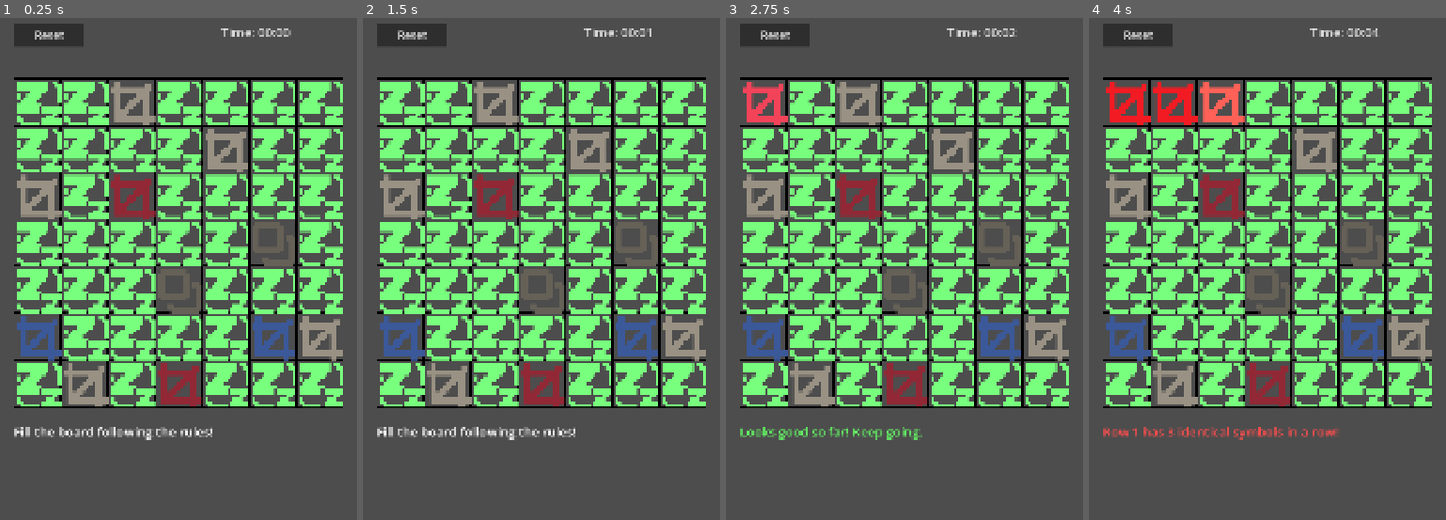
Above: before the commit, frames 1-4 (left to right).
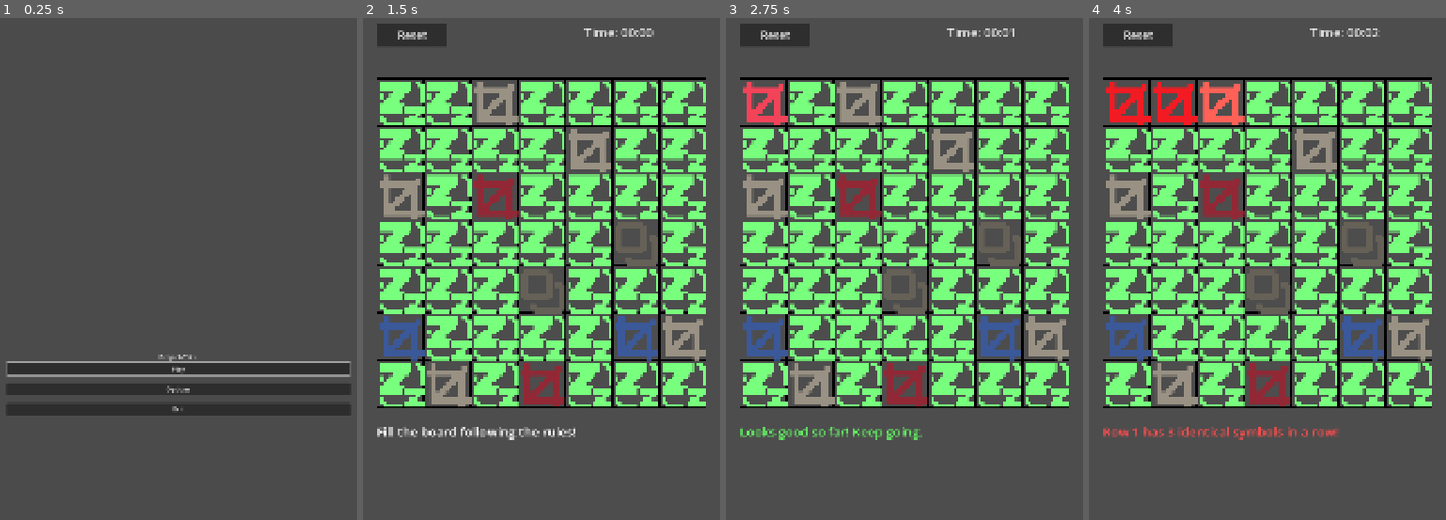
Above: after the commit, the same moments.

Repository: geeks0n-byte/project-taku
Game: Godot game, scene res://main_menu.tscn
Same seed, same stepped clock (60 frames per second), same inputs: the game is played once before the commit and once after it. Before the commit the project starts from res://main.tscn.
Inputs (mouse positions are in pixels of both pictures, inside the frame that each line leads up to):
- Up to frame 1 (0.25 s): no input
- Up to frame 2 (1.5 s): click (541, 389) at 0.5 s, where only the run after the commit has a clickable "Options"; click (541, 369) at 1.25 s, where only the run after the commit has a clickable "Play"
- Up to frame 3 (2.75 s): click (765, 103) at 2 s
- Up to frame 4 (4 s): click (1174, 103) at 2.77 s; click (1221, 103) at 3.52 s

The runs differ from the first frame. In frame 1, 42% of the frame differs, in the area x 1-99%, y 1-85%; in frame 2, less than 0.1%; in frame 3, less than 0.1%; in frame 4, less than 0.1%.

Commit message:
MainMenu

Diff:
--- /dev/null
+++ b/main_menu.gd
@@ -0,0 +1,28 @@
+extends Control
+
+# This creates a slot in the Inspector where you will drop your playable level
+@export var gameplay_scene : PackedScene
+
+func _ready() -> void:
+	# Ensure the buttons grab focus for controller/keyboard support out of the box
+	$MarginContainer/MainLayout/ButtonList/StartButton.grab_focus()
+
+func _on_start_button_pressed() -> void:
+	if gameplay_scene:
+		get_tree().change_scene_to_packed(gameplay_scene)
+	else:
+		print("Warning: No gameplay scene assigned to the MainMenu inspector slot!")
+
+func _on_options_button_pressed() -> void:
+	print("Open options menu panel here later!")
+
+func _on_quit_button_pressed() -> void:
+	get_tree().quit()
+
+
+func _on_options_pressed() -> void:
+	pass # Replace with function body.
+
+
+func _on_exit_pressed() -> void:
+	pass # Replace with function body.
--- /dev/null
+++ b/main_menu.tscn
@@ -0,0 +1,65 @@
+[gd_scene format=3 uid="uid://c20pd0eqihnlp"]
+
+[ext_resource type="Script" uid="uid://cvffp4gq8wfdc" path="res://main_menu.gd" id="1_06t4h"]
+[ext_resource type="PackedScene" uid="uid://cuf448q3tm0yy" path="res://main.tscn" id="2_7vrkn"]
+
+[node name="MainMenu" type="Control" unique_id=102094177]
+layout_mode = 3
+anchors_preset = 15
+anchor_right = 1.0
+anchor_bottom = 1.0
+grow_horizontal = 2
+grow_vertical = 2
+script = ExtResource("1_06t4h")
+gameplay_scene = ExtResource("2_7vrkn")
+
+[node name="Background" type="ColorRect" parent="." unique_id=1707080003]
+layout_mode = 1
+anchors_preset = 15
+anchor_right = 1.0
+anchor_bottom = 1.0
+grow_horizontal = 2
+grow_vertical = 2
+color = Color(0.29219002, 0.29219005, 0.29219002, 1)
+
+[node name="MarginContainer" type="MarginContainer" parent="." unique_id=1191041958]
+layout_mode = 1
+anchors_preset = 15
+anchor_right = 1.0
+anchor_bottom = 1.0
+grow_horizontal = 2
+grow_vertical = 2
+theme_override_constants/margin_left = 100
+theme_override_constants/margin_top = 100
+theme_override_constants/margin_right = 100
+theme_override_constants/margin_bottom = 100
+
+[node name="MainLayout" type="VBoxContainer" parent="MarginContainer" unique_id=1660169635]
+layout_mode = 2
+alignment = 1
+
+[node name="GameTitle" type="Label" parent="MarginContainer/MainLayout" unique_id=487995318]
+layout_mode = 2
+text = "Project-Taku"
+horizontal_alignment = 1
+
+[node name="ButtonList" type="VBoxContainer" parent="MarginContainer/MainLayout" unique_id=277401448]
+layout_mode = 2
+theme_override_constants/separation = 20
+alignment = 1
+
+[node name="StartButton" type="Button" parent="MarginContainer/MainLayout/ButtonList" unique_id=295668168]
+layout_mode = 2
+text = "Play"
+
+[node name="Options" type="Button" parent="MarginContainer/MainLayout/ButtonList" unique_id=1210681219]
+layout_mode = 2
+text = "Options"
+
+[node name="Exit" type="Button" parent="MarginContainer/MainLayout/ButtonList" unique_id=1532753828]
+layout_mode = 2
+text = "Exit"
+
+[connection signal="pressed" from="MarginContainer/MainLayout/ButtonList/StartButton" to="." method="_on_start_button_pressed"]
+[connection signal="pressed" from="MarginContainer/MainLayout/ButtonList/Options" to="." method="_on_options_pressed"]
+[connection signal="pressed" from="MarginContainer/MainLayout/ButtonList/Exit" to="." method="_on_exit_pressed"]
--- a/project.godot
+++ b/project.godot
@@ -11,7 +11,7 @@
 [application]
 
 config/name="project-taku"
-run/main_scene="uid://cuf448q3tm0yy"
+run/main_scene="uid://c20pd0eqihnlp"
 config/features=PackedStringArray("4.7", "GL Compatibility")
 config/icon="res://icon.svg"
 
Not shown, added: main_menu.gd.uid
